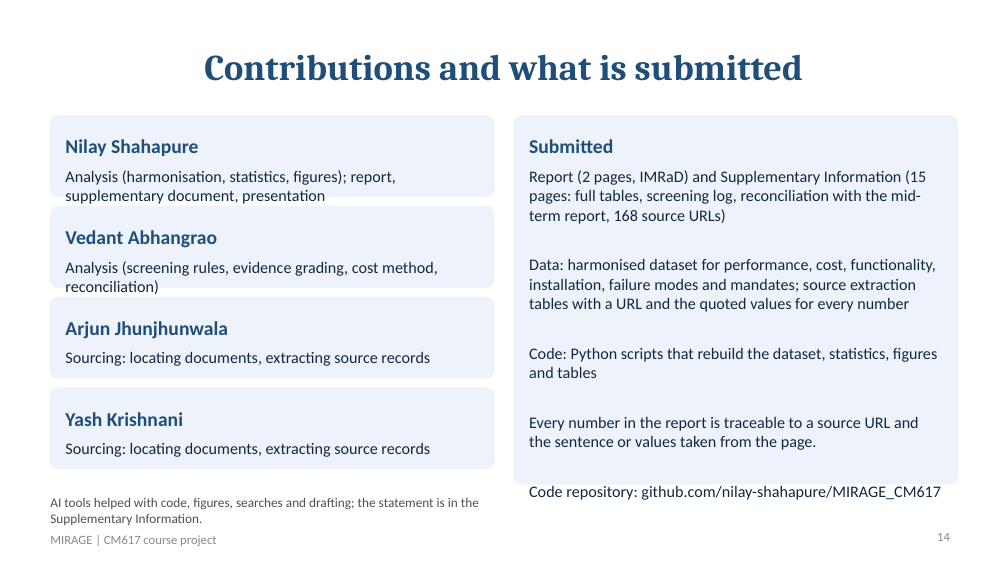
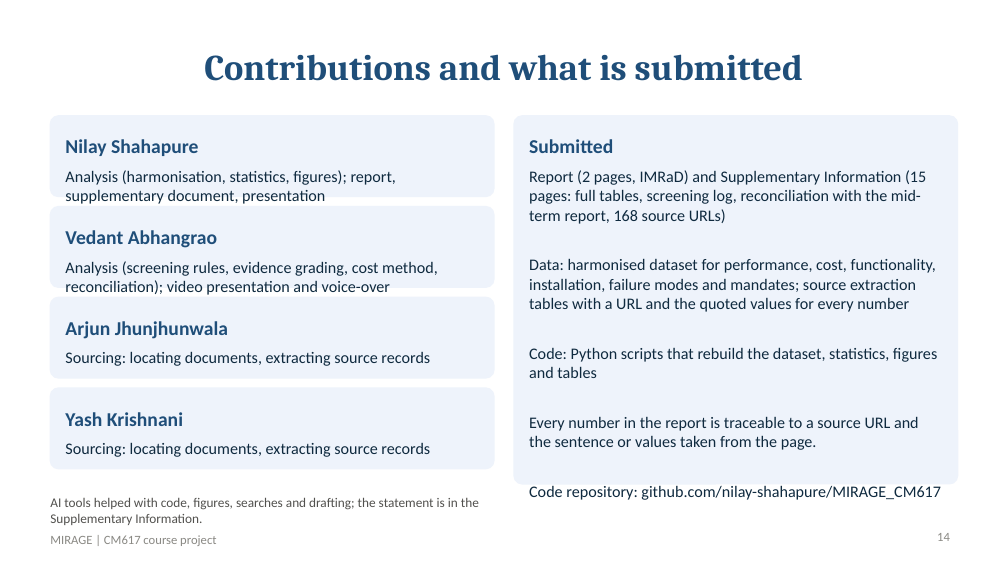
Before and after one commit to nilay-shahapure/MIRAGE_CM617, a slide deck: slide 14 of slides/MIRAGE_presentation.pptx. Drawn at 1008x567 pixels with LibreOffice and Linux fonts; fonts in the diff are those of the drawing. Boxes give left, top, right and bottom in pixels: in the first picture for what was removed or moved away, otherwise in the second. Text is boxed around its words. In the diff, an @@ line names an element or a change of style, - is before the commit and + after.

Commit message:
Contributions: add video presentation and voice-over to Vedant

```diff
--- a/slides/MIRAGE_presentation.pptx
+++ b/slides/MIRAGE_presentation.pptx
@@ text at <box>65,261,438,295</box>: text changed @@
-Analysis (screening rules, evidence grading, cost method, reconciliation)
+Analysis (screening rules, evidence grading, cost method, reconciliation); video presentation and voice-over
```
Also in this commit, not shown: 8 other files.
